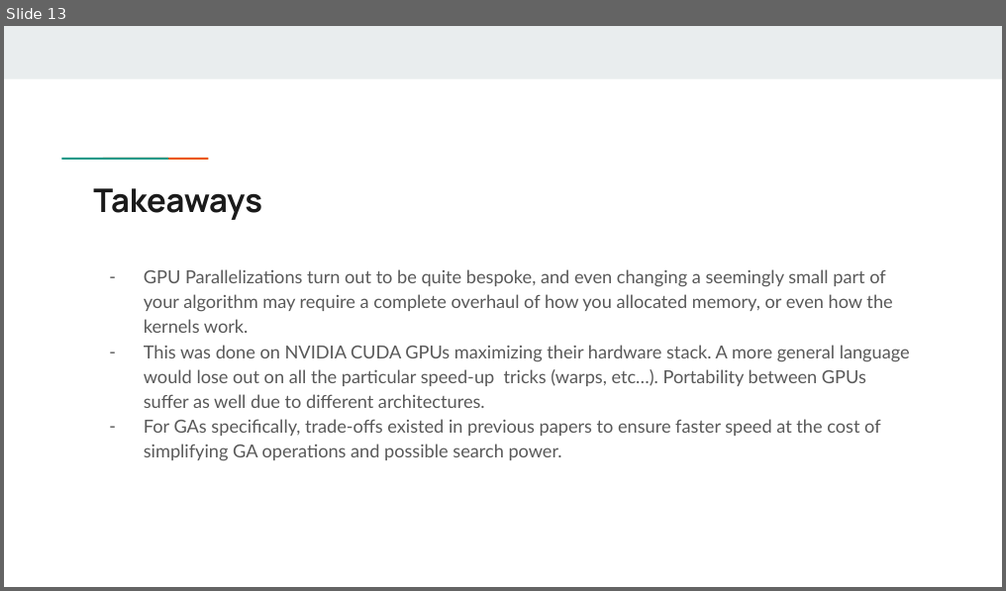
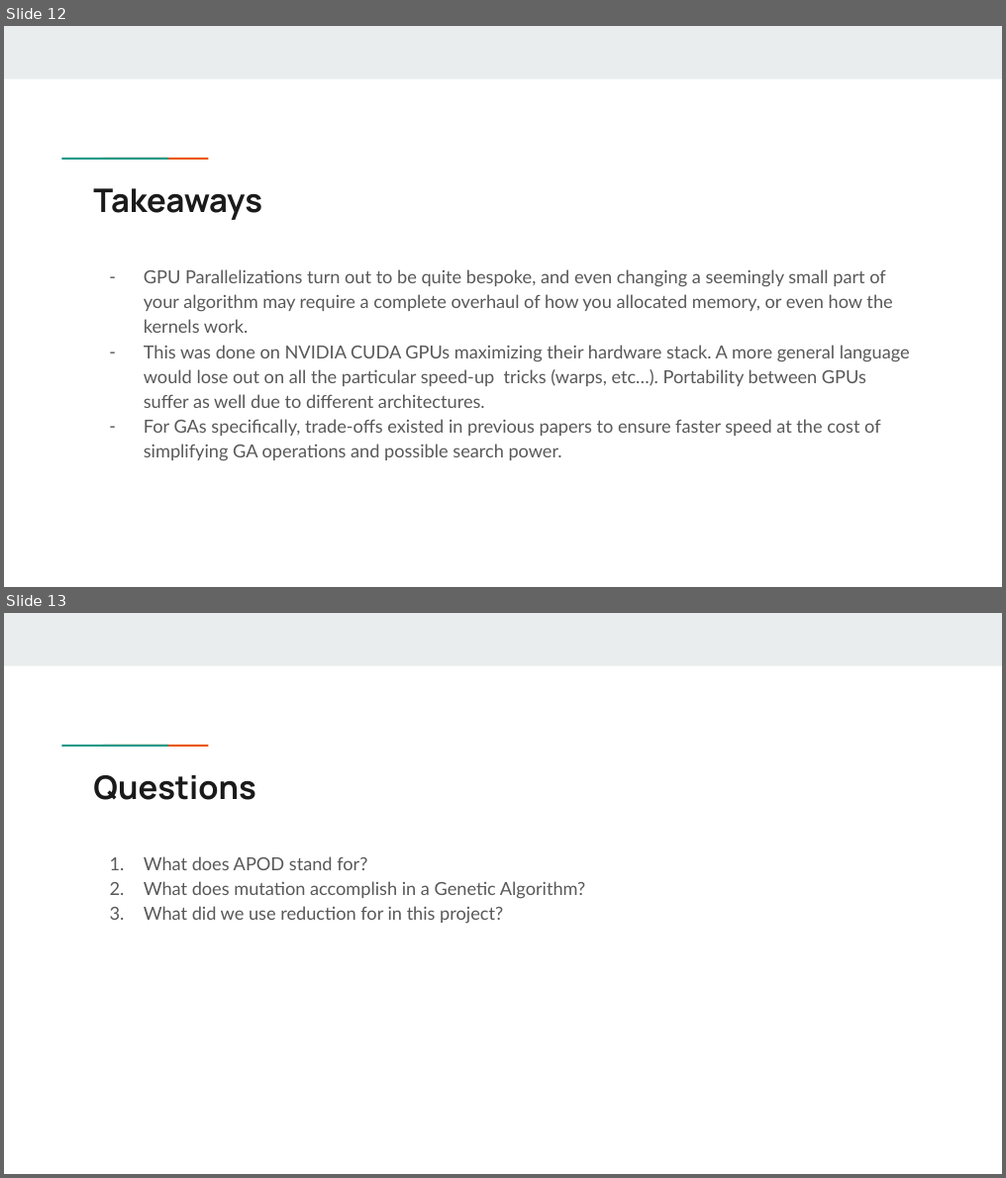
Before and after one commit to ggsavin/ggsavin.github.io, a slide deck: Slide_Presentation.pptx. Shown one above the other, each under a label of ours: slide 13 before the commit, slides 12 and 13 after it. The pictures are 1006x591 and 1006x1178 pixels, drawn with LibreOffice and Linux fonts; fonts in the diff are those of the drawing. Boxes give left, top, right and bottom in pixels: in the first picture for what was removed or moved away, otherwise in the second. Text is boxed around its words. In the diff, an @@ line names an element or a change of style, - is before the commit and + after.

```diff
--- a/Slide_Presentation.pptx
+++ b/Slide_Presentation.pptx
@@ slide 13 added at (x1=4, y1=613, x2=1002, y2=1174), background #FFFFFF; not listed: 3 template elements that a slide beside it also shows @@
@@ title added at (x1=93, y1=775, x2=255, y2=800), 23.4 pt, text #1A1A1A, bold @@
+Questions
@@ text added at (x1=144, y1=857, x2=585, y2=924), 13 pt, text #595959 @@
+1. What does APOD stand for?
+2. What does mutation accomplish in a Genetic Algorithm?
+3. What did we use reduction for in this project?
@@ what was slide 13 is now slide 12 @@
```
Also in this commit, not shown: 1 slide changed, 1 slide removed.
